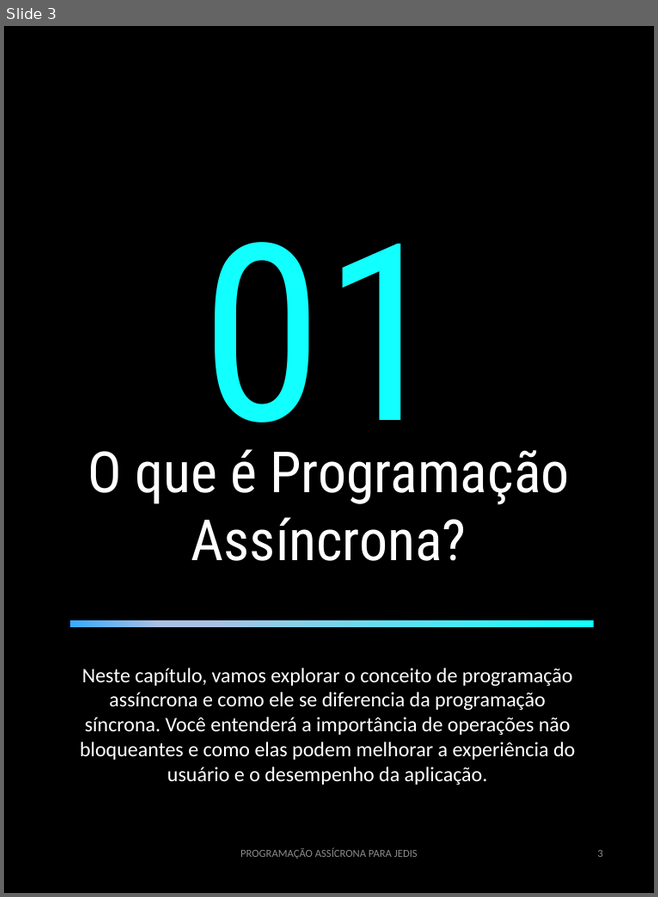
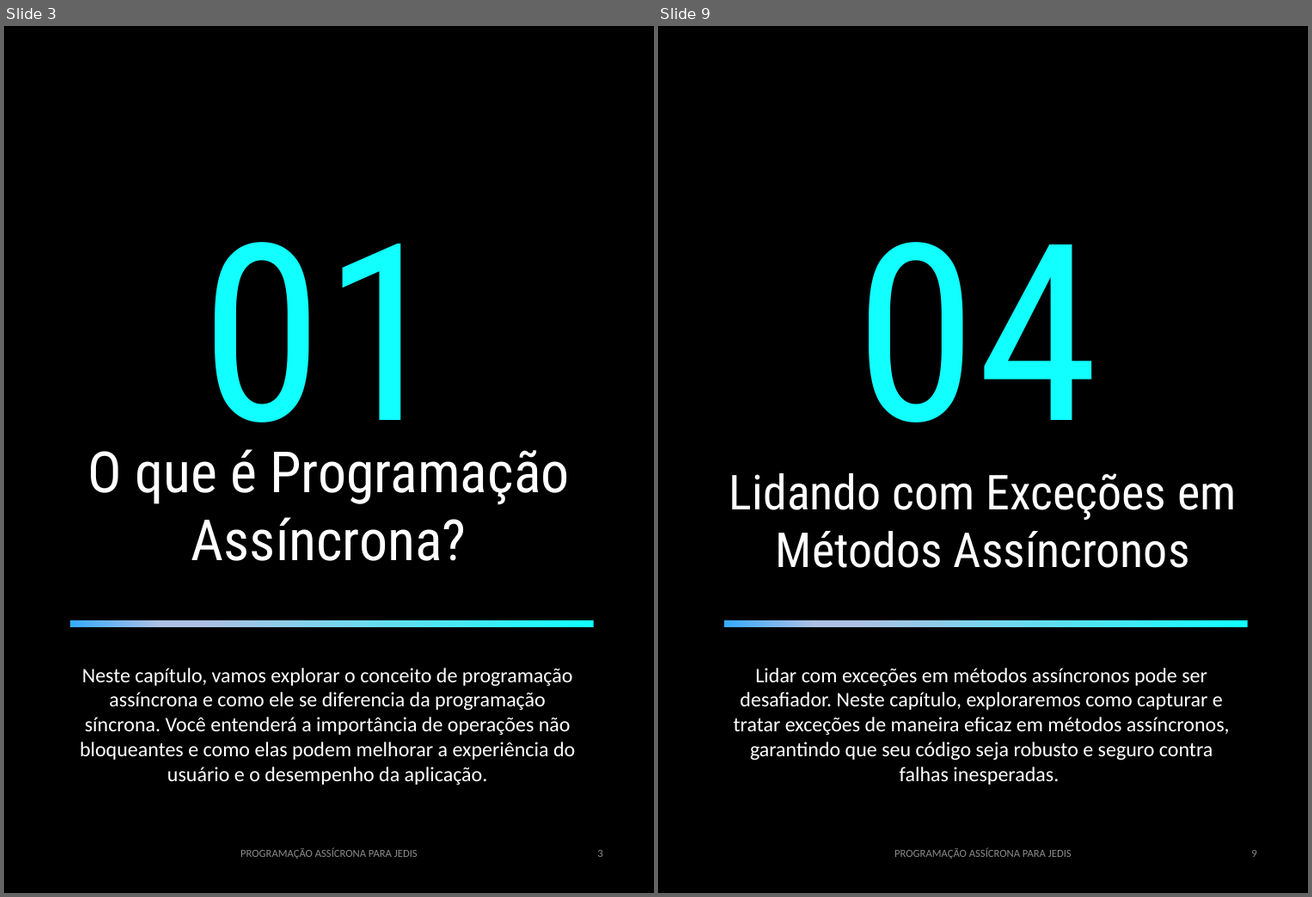
Before and after one commit to BrunoHCS/prompts-create-a-ebook, a slide deck: output/ebook - template.odp. Shown side by side, each under a label of ours: slide 3 before the commit, slides 3 and 9 after it; the slides between them are not shown. The pictures are 658x897 and 1312x897 pixels, drawn with LibreOffice and Linux fonts; fonts in the diff are those of the drawing. Boxes give left, top, right and bottom in pixels: in the first picture for what was removed or moved away, otherwise in the second. Text is boxed around its words. In the diff, an @@ line names an element or a change of style, - is before the commit and + after.

```diff
--- a/output/ebook - template.odp
+++ b/output/ebook - template.odp
@@ slide 9 added at (658, 26, 1308, 893), background #FFFFFF @@
@@ rectangle added at (658, 26, 1308, 893), fill #000000 @@
@@ text added at (856, 242, 1099, 477), 287 pt, text #11FFFE @@
+04
@@ text added at (729, 473, 1236, 568), 56 pt, text #FFFFFF @@
+Lidando com Exceções em Métodos Assíncronos
@@ rectangle added at (724, 620, 1248, 628), fill gradient #11FFFE to #ABC0E4 to #36ABFF @@
@@ text added at (734, 668, 1230, 785), 24 pt, text #FFFFFF @@
+Lidar com exceções em métodos assíncronos pode ser desafiador. Neste capítulo, exploraremos como capturar e tratar exceções de maneira eficaz em métodos assíncronos, garantindo que seu código seja robusto e seguro contra falhas inesperadas.
@@ text added at (894, 847, 1072, 858), 12.6 pt, text #8C8C8C @@
+PROGRAMAÇÃO ASSÍCRONA PARA JEDIS
@@ page number added at (1251, 850, 1257, 857), 12.6 pt, text #8C8C8C @@
+9
```
Also in this commit, not shown: 5 slides changed, 8 other slides added, 18 slides removed, 2 other files.
